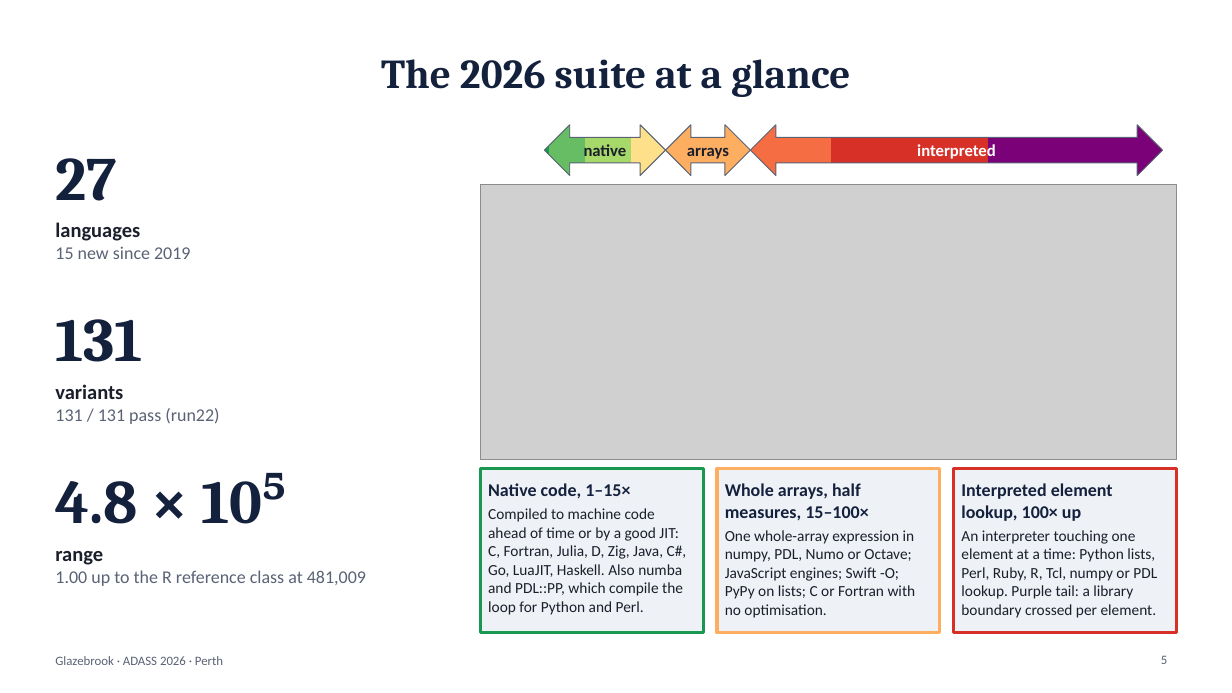
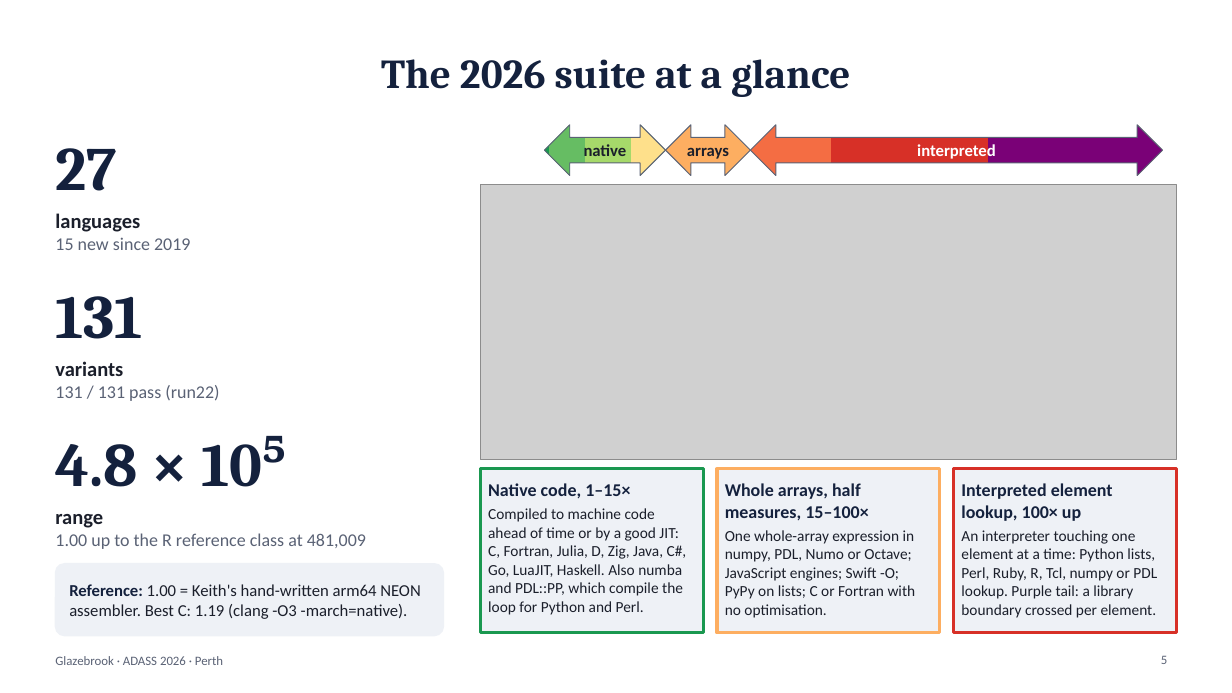
Before and after one commit to karlglazebrook/ADASS2026, a slide deck: slide 5 of talk/ADASS2026-talk.pptx. Drawn at 1232x693 pixels with LibreOffice and Linux fonts; fonts in the diff are those of the drawing; grey boxes stand for pictures. Boxes give left, top, right and bottom in pixels: in the first picture for what was removed or moved away, otherwise in the second. Text is boxed around its words. In the diff, an @@ line names an element or a change of style, - is before the commit and + after.

Commit message:
Talk: reference card on slide 5, tier-coloured dots, red new languages in backup
- Slide 5: 1.00 = Keith's NEON assembler, best C 1.19 (clang -O3
  -march=native).
- Language-range dots take their tier colour; new languages keep red labels.
- Backup family figure labels the 15 new languages in red
  (make_family_figure.py, via a highlight option on make_figures.figure_top30;
  the report figure is unchanged).

```diff
--- a/talk/ADASS2026-talk.pptx
+++ b/talk/ADASS2026-talk.pptx
@@ text "27" moved from (x1=55, y1=158, x2=117, y2=201) to (x1=55, y1=148, x2=117, y2=191) @@
@@ text "languages" moved from (x1=55, y1=222, x2=190, y2=259) to (x1=55, y1=213, x2=190, y2=250) @@
@@ text "131" moved from (x1=55, y1=319, x2=143, y2=362) to (x1=55, y1=296, x2=143, y2=339) @@
@@ text "variants" moved from (x1=55, y1=384, x2=219, y2=424) to (x1=55, y1=361, x2=219, y2=401) @@
@@ text "4.8 × 10⁵" moved from (x1=55, y1=473, x2=287, y2=524) to (x1=55, y1=436, x2=287, y2=487) @@
@@ text "range" moved from (x1=55, y1=551, x2=366, y2=586) to (x1=55, y1=514, x2=366, y2=549) @@
@@ rounded rectangle added at (x1=55, y1=564, x2=444, y2=636), fill #EEF1F6, outline #EEF1F6 1 pt @@
@@ text added at (x1=69, y1=584, x2=420, y2=619), 13 pt, text #1B1F2B @@
+Reference: 1.00 = Keith's hand-written arm64 NEON assembler. Best C: 1.19 (clang -O3 -march=native).
```
Also in this commit, not shown: 2 other slides changed, 6 other files.
